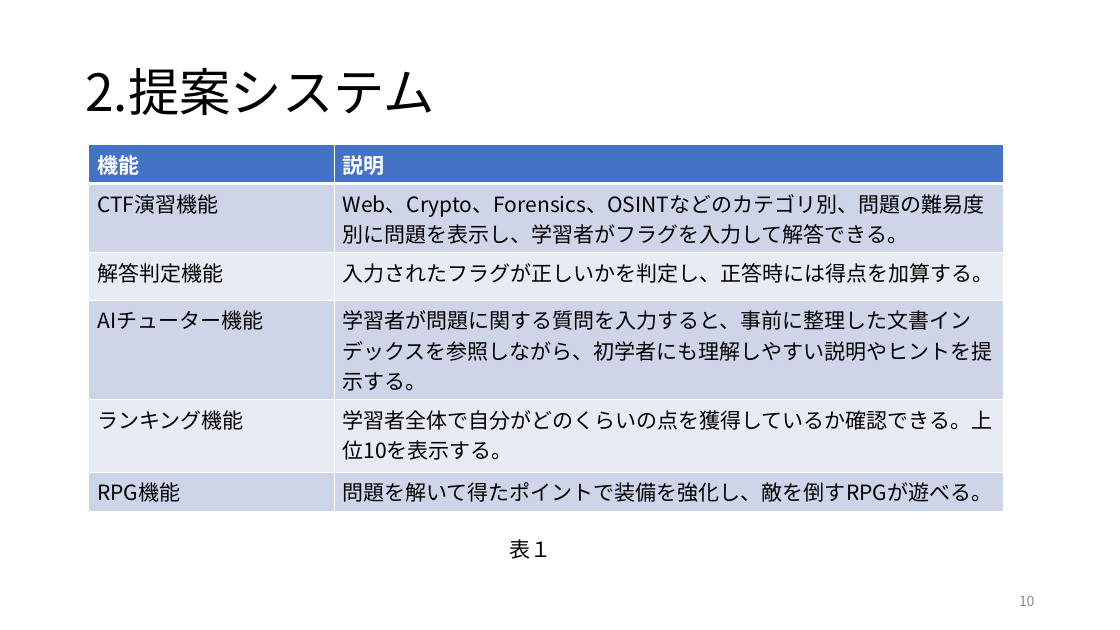
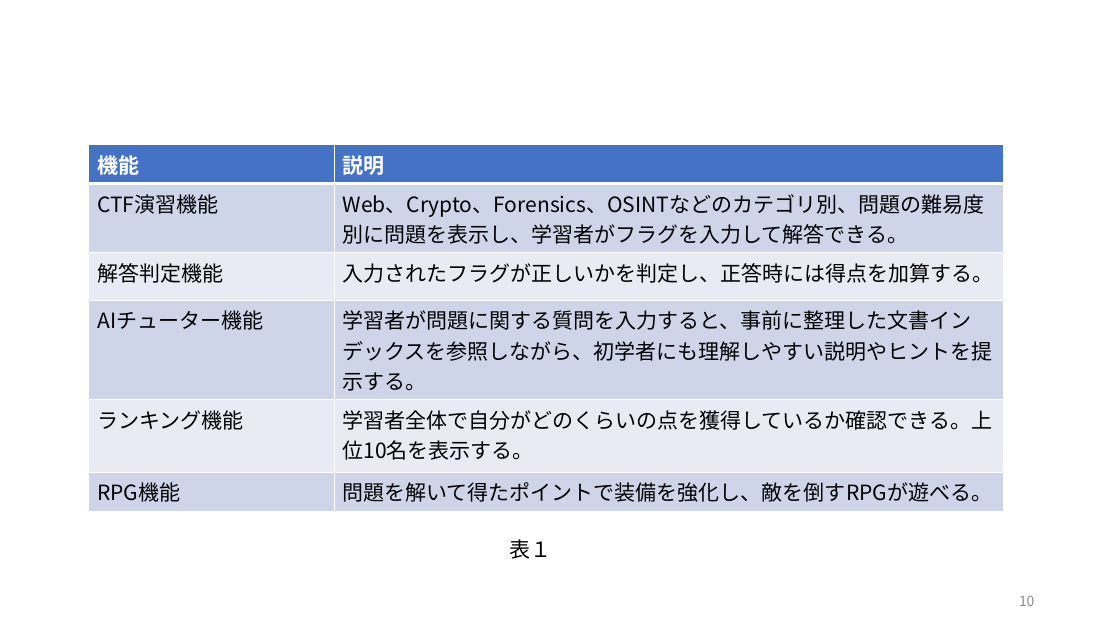
Before and after one commit to kuwaChang/kuwaCTF, a slide deck: slide 10 of 2026-07-15-j123109-桑原光太朗.pptx. Drawn at 1120x630 pixels with LibreOffice and Linux fonts; fonts in the diff are those of the drawing. Boxes give left, top, right and bottom in pixels: in the first picture for what was removed or moved away, otherwise in the second. Text is boxed around its words. In the diff, an @@ line names an element or a change of style, - is before the commit and + after.

```diff
--- a/2026-07-15-j123109-桑原光太朗.pptx
+++ b/2026-07-15-j123109-桑原光太朗.pptx
@@ text removed at [85,68,434,115] @@
-2.提案システム
@@ table at [89,145,1003,506] @@
-row 5, column 2: 学習者全体で自分がどのくらいの点を獲得しているか確認できる。上位10を表示する。
+row 5, column 2: 学習者全体で自分がどのくらいの点を獲得しているか確認できる。上位10名を表示する。
```
Also in this commit, not shown: 6 other slides changed, 11 other files.
